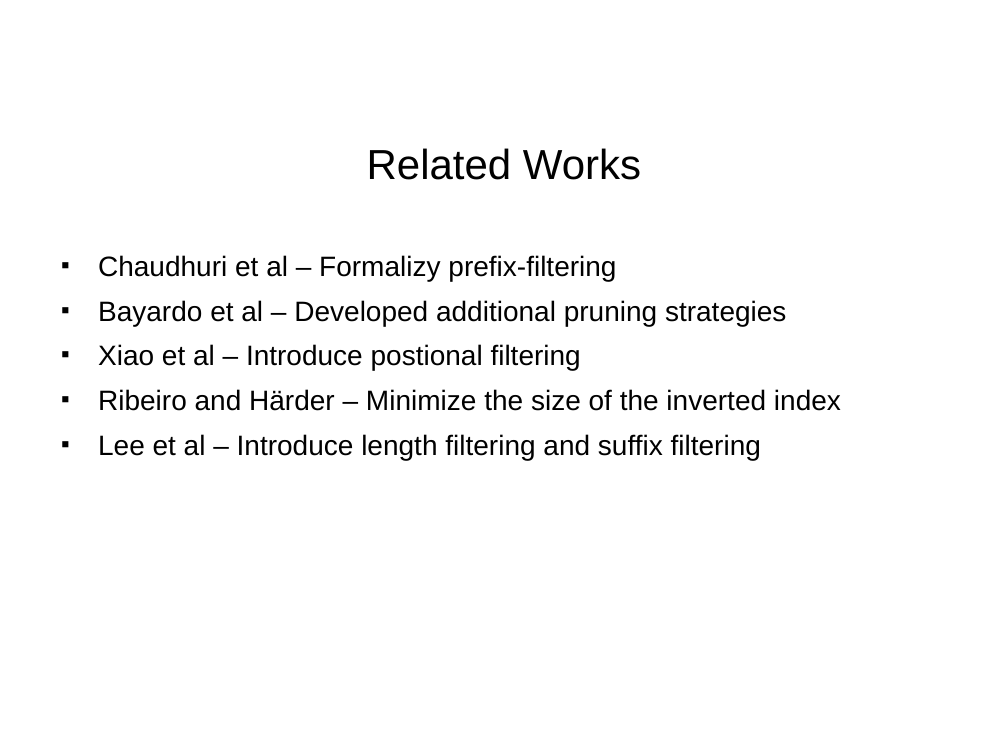
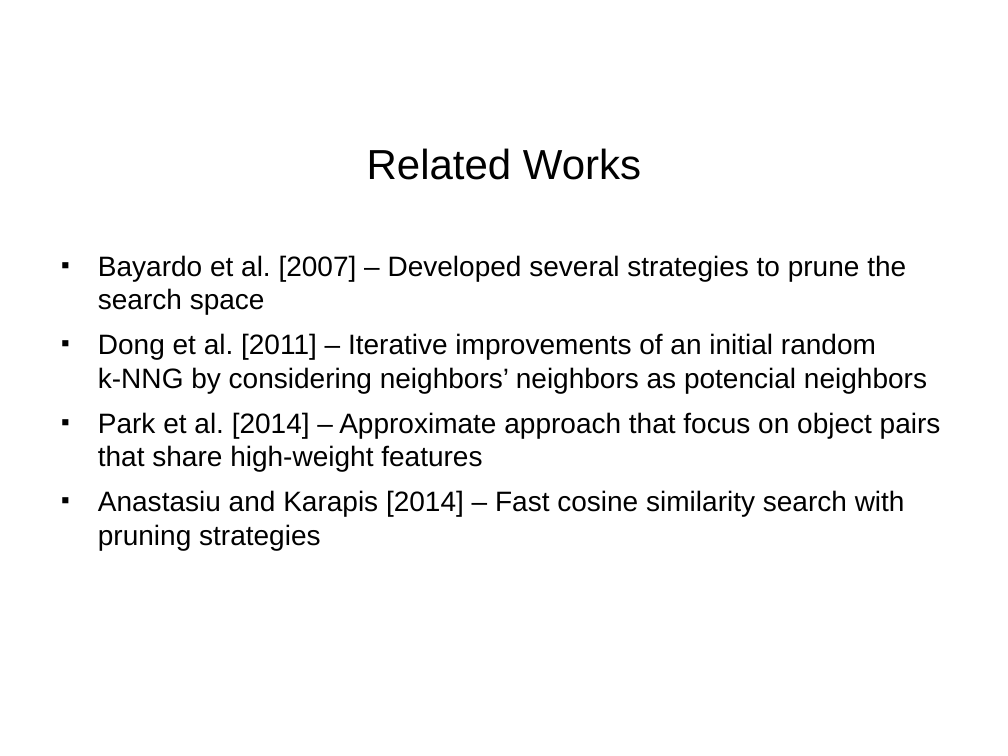
Before and after one commit to paulohq/apresentacao-L2KNNG, a slide deck: slide 8 of apresentacao-L2KNNG.ppt (slide 7 before the commit). Drawn at 1008x756 pixels with LibreOffice and Linux fonts; fonts in the diff are those of the drawing; background and template pictures are left out. Boxes give left, top, right and bottom in pixels: in the first picture for what was removed or moved away, otherwise in the second. Text is boxed around its words. In the diff, an @@ line names an element or a change of style, - is before the commit and + after.

```diff
--- a/apresentacao-L2KNNG.ppt
+++ b/apresentacao-L2KNNG.ppt
@@ text at box(98, 255, 941, 550): text changed @@
-■ Chaudhuri et al – Formalizy prefix-filtering
-■ Bayardo et al – Developed additional pruning strategies
-■ Xiao et al – Introduce postional filtering
-■ Ribeiro and Härder – Minimize the size of the inverted index
-■ Lee et al – Introduce length filtering and suffix filtering
+■ Bayardo et al. [2007] – Developed several strategies to prune the search space
+■ Dong et al. [2011] – Iterative improvements of an initial random k-NNG by considering neighbors’ neighbors as potencial neighbors
+■ Park et al. [2014] – Approximate approach that focus on object pairs that share high-weight features
+■ Anastasiu and Karapis [2014] – Fast cosine similarity search with pruning strategies
```
Also in this commit, not shown: 5 other slides changed, 7 slides added, 5 slides removed, 2 other files.
